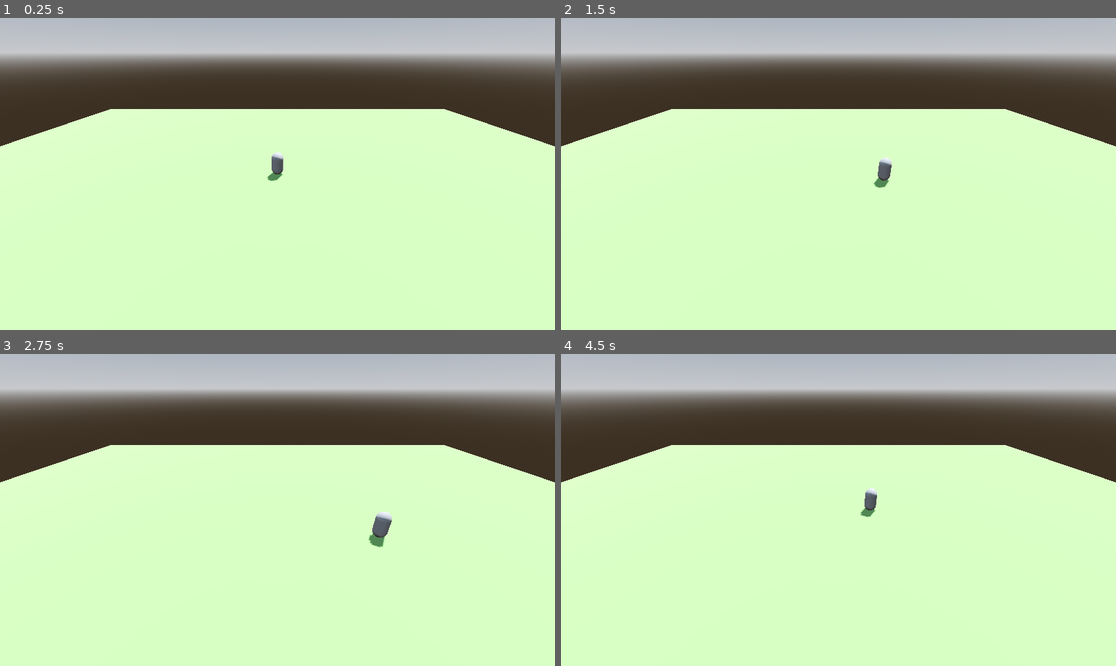
Above: before the commit, frames 1-4 (two rows, left to right).
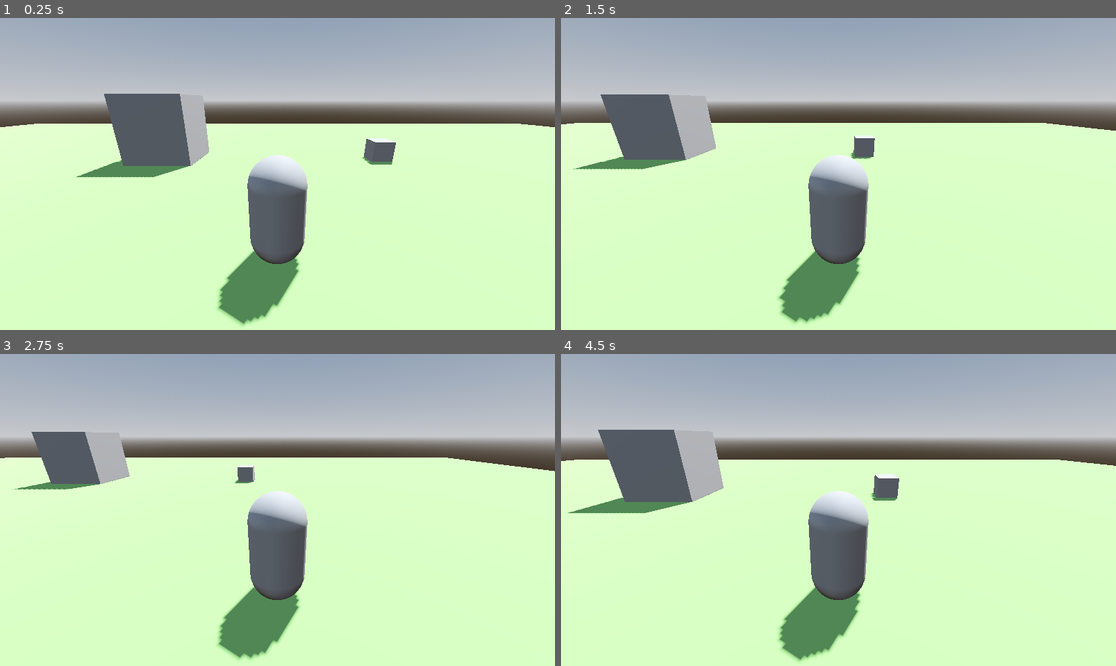
Above: after the commit, the same moments.

Repository: markusssh/project-neva
Game: Godot game, scene res://main.tscn
Same seed, same stepped clock (60 frames per second), same inputs: the game is played once before the commit and once after it.
Inputs:
- Up to frame 1 (0.25 s): no input
- Up to frame 2 (1.5 s): tap Enter (ui_accept) at 0.5, 0.77 s; hold Right (ui_right) 0.53-1.28 s; hold Down (ui_down) from 1.28 s (still down)
- Up to frame 3 (2.75 s): tap Enter (ui_accept) at 1.52 s; release Down (ui_down) at 2.03 s; hold Right (ui_right) from 2.03 s (still down)
- Up to frame 4 (4.5 s): release Right (ui_right) at 2.78 s; hold Up (ui_up) 2.78-3.53 s; tap Enter (ui_accept) at 3.02, 3.77 s; hold Left (ui_left) from 3.53 s (still down)

The runs differ from the first frame. In frame 1, 42% of the frame differs, in the area x 0-100%, y 0-99%; in frame 2, 41%; in frame 3, 40%; in frame 4, 42%.

Commit message:
multiplayer api test

Diff:
--- /dev/null
+++ b/Globals/game_manager.gd
@@ -0,0 +1,3 @@
+extends Node
+
+var players: Dictionary = {}
--- /dev/null
+++ b/Multiplayer/Showcase/chat.gd
@@ -0,0 +1,70 @@
+extends Node2D
+
+@export var address: String = "127.0.0.1"
+@export var port: int = 8910
+var peer
+
+func _ready():
+	multiplayer.peer_connected.connect(peer_connected)
+	multiplayer.peer_disconnected.connect(peer_disconnected)
+	multiplayer.connected_to_server.connect(connected_to_server)
+	multiplayer.connection_failed.connect(connection_failed)
+
+func peer_connected(id):
+	print("Player Connected " + str(id))
+	start_chat()
+
+func peer_disconnected(id):
+	print("Player Disconnected " + str(id))
+
+func connected_to_server():
+	print("Connected To Sever!")
+	send_player_info.rpc_id(1, multiplayer.get_unique_id(), _get_name_entered())
+	start_chat()
+
+func connection_failed():
+	print("Couldnt Connect")
+
+func host_chat():
+	peer = ENetMultiplayerPeer.new()
+	var error = peer.create_server(port, 2)
+	if error:
+		print("cannot host")
+		return
+	peer.get_host().compress(ENetConnection.COMPRESS_RANGE_CODER)
+	multiplayer.set_multiplayer_peer(peer)
+	send_player_info(multiplayer.get_unique_id(), _get_name_entered())
+	print("Waiting For Players!")
+	_freeze_start_ui()
+
+func start_chat():
+	%StartUI.hide()
+	%ChatUI.show()
+
+@rpc("any_peer")
+func send_player_info(p_id, p_name) -> void:
+	if not GameManager.players.has(p_id):
+		GameManager.players[p_id] = {
+			"name": p_name
+		}
+	if multiplayer.is_server():
+		for id in GameManager.players:
+			send_player_info.rpc(id, GameManager.players[id].name)
+
+func _on_host_button_pressed() -> void:
+	host_chat()
+
+func _on_join_button_pressed() -> void:
+	peer = ENetMultiplayerPeer.new()
+	peer.create_client(address, port)
+	peer.get_host().compress(ENetConnection.COMPRESS_RANGE_CODER)
+	multiplayer.set_multiplayer_peer(peer)
+	_freeze_start_ui()
+
+func _freeze_start_ui() -> void:
+	%HostButton.disabled = true
+	%JoinButton.disabled = true
+	%NameEdit.editable = false
+
+func _get_name_entered() -> String:
+	return %NameEdit.text
--- /dev/null
+++ b/Multiplayer/Showcase/chat.tscn
@@ -0,0 +1,99 @@
+[gd_scene load_steps=5 format=3 uid="uid://dc1wbbxc3cttl"]
+
+[ext_resource type="Script" path="res://Multiplayer/Showcase/chat.gd" id="1_nxy0b"]
+[ext_resource type="Script" path="res://Multiplayer/Showcase/chat_ui.gd" id="2_xa05c"]
+
+[sub_resource type="StyleBoxFlat" id="StyleBoxFlat_55jkx"]
+bg_color = Color(0.385, 0.385, 0.5, 1)
+
+[sub_resource type="StyleBoxFlat" id="StyleBoxFlat_8wepx"]
+content_margin_left = 10.0
+content_margin_right = 10.0
+bg_color = Color(0.544, 0.648267, 0.68, 0.321569)
+corner_radius_top_left = 30
+corner_radius_top_right = 30
+corner_radius_bottom_right = 30
+corner_radius_bottom_left = 30
+
+[node name="Chat" type="Node2D"]
+script = ExtResource("1_nxy0b")
+
+[node name="CanvasLayer" type="CanvasLayer" parent="."]
+
+[node name="ChatUI" type="Panel" parent="CanvasLayer"]
+unique_name_in_owner = true
+visible = false
+anchors_preset = 15
+anchor_right = 1.0
+anchor_bottom = 1.0
+grow_horizontal = 2
+grow_vertical = 2
+theme_override_styles/panel = SubResource("StyleBoxFlat_55jkx")
+script = ExtResource("2_xa05c")
+
+[node name="ChatLog" type="RichTextLabel" parent="CanvasLayer/ChatUI"]
+unique_name_in_owner = true
+layout_mode = 1
+anchors_preset = 10
+anchor_right = 1.0
+offset_bottom = 592.0
+grow_horizontal = 2
+bbcode_enabled = true
+
+[node name="TextEdit" type="TextEdit" parent="CanvasLayer/ChatUI"]
+unique_name_in_owner = true
+layout_mode = 1
+anchors_preset = 12
+anchor_top = 1.0
+anchor_right = 1.0
+anchor_bottom = 1.0
+offset_top = -53.0
+grow_horizontal = 2
+grow_vertical = 0
+
+[node name="StartUI" type="PanelContainer" parent="CanvasLayer"]
+unique_name_in_owner = true
+anchors_preset = 8
+anchor_left = 0.5
+anchor_top = 0.5
+anchor_right = 0.5
+anchor_bottom = 0.5
+offset_left = -120.5
+offset_top = -96.0
+offset_right = 120.5
+offset_bottom = 96.0
+grow_horizontal = 2
+grow_vertical = 2
+theme_override_styles/panel = SubResource("StyleBoxFlat_8wepx")
+
+[node name="VBoxContainer" type="VBoxContainer" parent="CanvasLayer/StartUI"]
+layout_mode = 2
+alignment = 1
+
+[node name="HostButton" type="Button" parent="CanvasLayer/StartUI/VBoxContainer"]
+unique_name_in_owner = true
+layout_mode = 2
+text = "Host
+"
+
+[node name="JoinButton" type="Button" parent="CanvasLayer/StartUI/VBoxContainer"]
+unique_name_in_owner = true
+layout_mode = 2
+text = "Join"
+
+[node name="AspectRatioContainer" type="HFlowContainer" parent="CanvasLayer/StartUI/VBoxContainer"]
+layout_mode = 2
+
+[node name="Label" type="Label" parent="CanvasLayer/StartUI/VBoxContainer/AspectRatioContainer"]
+layout_mode = 2
+text = "Name:"
+
+[node name="NameEdit" type="LineEdit" parent="CanvasLayer/StartUI/VBoxContainer/AspectRatioContainer"]
+unique_name_in_owner = true
+layout_mode = 2
+max_length = 12
+expand_to_text_length = true
+
+[connection signal="text_changed" from="CanvasLayer/ChatUI/TextEdit" to="CanvasLayer/ChatUI" method="_on_text_enter_text_changed"]
+[connection signal="pressed" from="CanvasLayer/StartUI/VBoxContainer/HostButton" to="." method="_on_host_button_pressed"]
+[connection signal="pressed" from="CanvasLayer/StartUI/VBoxContainer/JoinButton" to="." method="_on_join_button_pressed"]
--- /dev/null
+++ b/Multiplayer/Showcase/chat_ui.gd
@@ -0,0 +1,13 @@
+extends Panel
+
+func _on_text_enter_text_changed() -> void:
+	if %TextEdit.text.contains("\n"):
+		var p_name = GameManager.players[multiplayer.get_unique_id()].get("name")
+		var message = %TextEdit.text.replace("\n", "")
+		add_log.rpc(p_name, message)
+		add_log(p_name, message)
+		%TextEdit.clear()
+
+@rpc("any_peer")
+func add_log(p_name, message):
+	%ChatLog.append_text("[color=RED]" + p_name + ":[/color] " + message + "\n")
--- /dev/null
+++ b/main.gd
@@ -0,0 +1,7 @@
+extends Node3D
+
+func _ready() -> void:
+	pass
+
+func _process(delta: float) -> void:
+	pass
--- a/main.tscn
+++ b/main.tscn
@@ -1,6 +1,7 @@
-[gd_scene load_steps=8 format=3 uid="uid://d8b7embf58bq"]
+[gd_scene load_steps=9 format=3 uid="uid://d8b7embf58bq"]
 
 [ext_resource type="PackedScene" uid="uid://bhx4m8pf8weav" path="res://character.tscn" id="1_05gol"]
+[ext_resource type="Script" path="res://main.gd" id="1_obr5r"]
 
 [sub_resource type="ProceduralSkyMaterial" id="ProceduralSkyMaterial_y66cc"]
 sky_horizon_color = Color(0.64625, 0.65575, 0.67075, 1)
@@ -26,6 +27,7 @@
 size = Vector3(63.34, 1, 48.305)
 
 [node name="Main" type="Node3D"]
+script = ExtResource("1_obr5r")
 
 [node name="WorldEnvironment" type="WorldEnvironment" parent="."]
 environment = SubResource("Environment_ul725")
@@ -48,5 +50,15 @@
 transform = Transform3D(1, 0, 0, 0, 1, 0, 0, 0, 1, 0, 1.01099, 0)
 axis_lock_linear_y = true
 
-[node name="Camera3D" type="Camera3D" parent="."]
-transform = Transform3D(1, 0, 0, 0, 0.858772, 0.512358, 0, -0.512358, 0.858772, 0, 9.13539, 15.36)
+[node name="CameraGymball" type="Node3D" parent="Character"]
+
+[node name="CameraInnerGymball" type="Node3D" parent="Character/CameraGymball"]
+
+[node name="Camera3D" type="Camera3D" parent="Character/CameraGymball/CameraInnerGymball"]
+transform = Transform3D(1, 0, 0, 0, 0.940638, 0.339412, 0, -0.339411, 0.940638, 0, 1.832, 3.154)
+
+[node name="CSGBox3D" type="CSGBox3D" parent="."]
+transform = Transform3D(3.1218, 0, 0, 0, 3.13522, 0, 0, 0, 2.72701, -5.57383, 1.53028, -7.18301)
+
+[node name="CSGBox3D2" type="CSGBox3D" parent="."]
+transform = Transform3D(1, 0, 0, 0, 1, 0, 0, 0, 1, 5.13833, 0.487579, -6.93707)
--- a/project.godot
+++ b/project.godot
@@ -13,4 +13,43 @@
 config/name="Project Neva"
 run/main_scene="res://main.tscn"
 config/features=PackedStringArray("4.3", "Forward Plus")
-config/icon="res://icon.svg"
+config/icon="res://Config/icon.svg"
+
+[autoload]
+
+GameManager="*res://Globals/game_manager.gd"
+
+[input]
+
+ui_left={
+"deadzone": 0.5,
+"events": [Object(InputEventKey,"resource_local_to_scene":false,"resource_name":"","device":0,"window_id":0,"alt_pressed":false,"shift_pressed":false,"ctrl_pressed":false,"meta_pressed":false,"pressed":false,"keycode":4194319,"physical_keycode":0,"key_label":0,"unicode":0,"location":0,"echo":false,"script":null)
+, Object(InputEventJoypadButton,"resource_local_to_scene":false,"resource_name":"","device":0,"button_index":13,"pressure":0.0,"pressed":false,"script":null)
+, Object(InputEventJoypadMotion,"resource_local_to_scene":false,"resource_name":"","device":0,"axis":0,"axis_value":-1.0,"script":null)
+, Object(InputEventKey,"resource_local_to_scene":false,"resource_name":"","device":-1,"window_id":0,"alt_pressed":false,"shift_pressed":false,"ctrl_pressed":false,"meta_pressed":false,"pressed":false,"keycode":0,"physical_keycode":65,"key_label":0,"unicode":1092,"location":0,"echo":false,"script":null)
+]
+}
+ui_right={
+"deadzone": 0.5,
+"events": [Object(InputEventKey,"resource_local_to_scene":false,"resource_name":"","device":0,"window_id":0,"alt_pressed":false,"shift_pressed":false,"ctrl_pressed":false,"meta_pressed":false,"pressed":false,"keycode":4194321,"physical_keycode":0,"key_label":0,"unicode":0,"location":0,"echo":false,"script":null)
+, Object(InputEventJoypadButton,"resource_local_to_scene":false,"resource_name":"","device":0,"button_index":14,"pressure":0.0,"pressed":false,"script":null)
+, Object(InputEventJoypadMotion,"resource_local_to_scene":false,"resource_name":"","device":0,"axis":0,"axis_value":1.0,"script":null)
+, Object(InputEventKey,"resource_local_to_scene":false,"resource_name":"","device":-1,"window_id":0,"alt_pressed":false,"shift_pressed":false,"ctrl_pressed":false,"meta_pressed":false,"pressed":false,"keycode":0,"physical_keycode":68,"key_label":0,"unicode":1074,"location":0,"echo":false,"script":null)
+]
+}
+ui_up={
+"deadzone": 0.5,
+"events": [Object(InputEventKey,"resource_local_to_scene":false,"resource_name":"","device":0,"window_id":0,"alt_pressed":false,"shift_pressed":false,"ctrl_pressed":false,"meta_pressed":false,"pressed":false,"keycode":4194320,"physical_keycode":0,"key_label":0,"unicode":0,"location":0,"echo":false,"script":null)
+, Object(InputEventJoypadButton,"resource_local_to_scene":false,"resource_name":"","device":0,"button_index":11,"pressure":0.0,"pressed":false,"script":null)
+, Object(InputEventJoypadMotion,"resource_local_to_scene":false,"resource_name":"","device":0,"axis":1,"axis_value":-1.0,"script":null)
+, Object(InputEventKey,"resource_local_to_scene":false,"resource_name":"","device":-1,"window_id":0,"alt_pressed":false,"shift_pressed":false,"ctrl_pressed":false,"meta_pressed":false,"pressed":false,"keycode":0,"physical_keycode":87,"key_label":0,"unicode":1094,"location":0,"echo":false,"script":null)
+]
+}
+ui_down={
+"deadzone": 0.5,
+"events": [Object(InputEventKey,"resource_local_to_scene":false,"resource_name":"","device":0,"window_id":0,"alt_pressed":false,"shift_pressed":false,"ctrl_pressed":false,"meta_pressed":false,"pressed":false,"keycode":4194322,"physical_keycode":0,"key_label":0,"unicode":0,"location":0,"echo":false,"script":null)
+, Object(InputEventJoypadButton,"resource_local_to_scene":false,"resource_name":"","device":0,"button_index":12,"pressure":0.0,"pressed":false,"script":null)
+, Object(InputEventJoypadMotion,"resource_local_to_scene":false,"resource_name":"","device":0,"axis":1,"axis_value":1.0,"script":null)
+, Object(InputEventKey,"resource_local_to_scene":false,"resource_name":"","device":-1,"window_id":0,"alt_pressed":false,"shift_pressed":false,"ctrl_pressed":false,"meta_pressed":false,"pressed":false,"keycode":0,"physical_keycode":83,"key_label":0,"unicode":1099,"location":0,"echo":false,"script":null)
+]
+}
Renamed: icon.svg -> Config/icon.svg
Not shown, changed: Config/icon.svg.import
